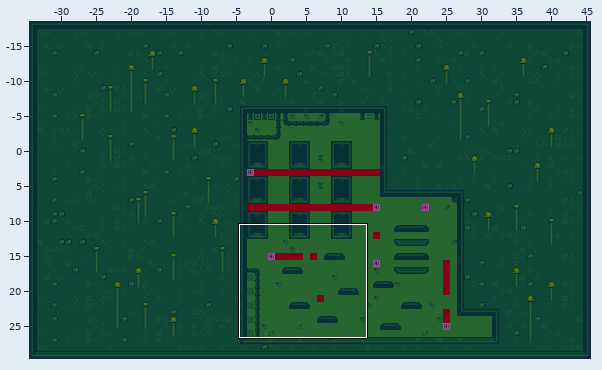
Tiled map: public/assets/tilemaps/level3.tmx. The picture above shows the old version from afar; the outline marks the close-up.
Close-up. Before the commit:
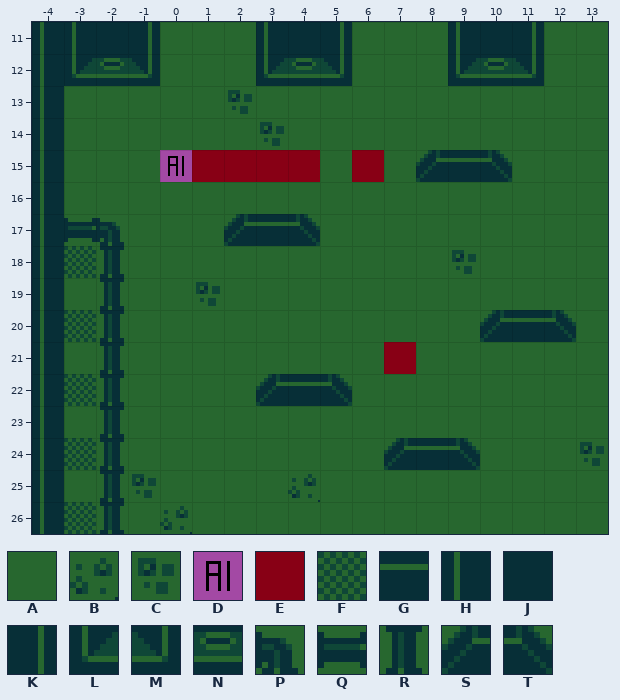
Cells are 16x16 px. Shown: x -4..13, y 11..26. The commit also changed other parts of the map, which this record leaves out. Tiles whose own drawing changed are shown in their newer look in all pictures.
Key: from "tileset": A 25, B 28, C 29, D 33, E 34, F 43, G 55, H 57, J 58, K 59, L 60, M 62, N 70, P 73, Q 77, R 78, S 104, T 105.
_ is an empty cell.
Layer "Tile Layer 1" before, first column x -4:
11 HHJKAAAHJKAAAHJKAA
12 HLNMAAALNMAAALNMAA
13 HAAAAACAAAAAAAAAAA
14 HAAAAAACAAAAAAAAAA
15 HAAADEEEEAEASGTAAA
16 HAAAAAAAAAAAAAAAAA
17 HQPAAASGTAAAAAAAAA
18 HFRAAAAAAAAAACAAAA
19 HARAACAAAAAAAAAAAA
20 HFRAAAAAAAAAAASGTA
21 HARAAAAAAAAEAAAAAA
22 HFRAAAASGTAAAAAAAA
23 HARAAAAAAAAAAAAAAA
24 HFRAAAAAAAASGTAAAC
25 HARCAAAABAAAAAAAAA
26 HFRABAAAAAAAAAAAAA
The result:
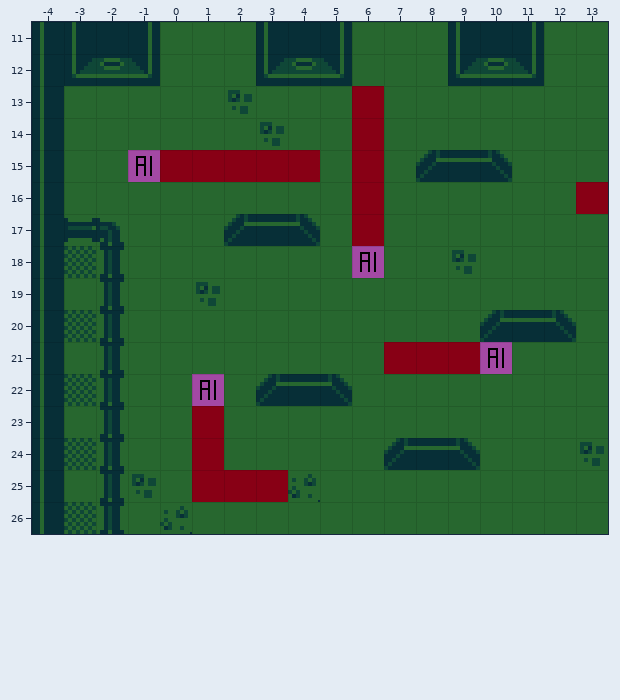
Diff:
Changed rows in their new state; . is an unchanged cell.
Layer "Tile Layer 1":
first column x -1:
13 .......E.......
14 .......E.......
15 DE.............
16 .......E......E
17 .......E.......
18 .......D.......
21 .........EED...
22 ..D............
23 ..E............
24 ..E............
25 ..EEE..........
